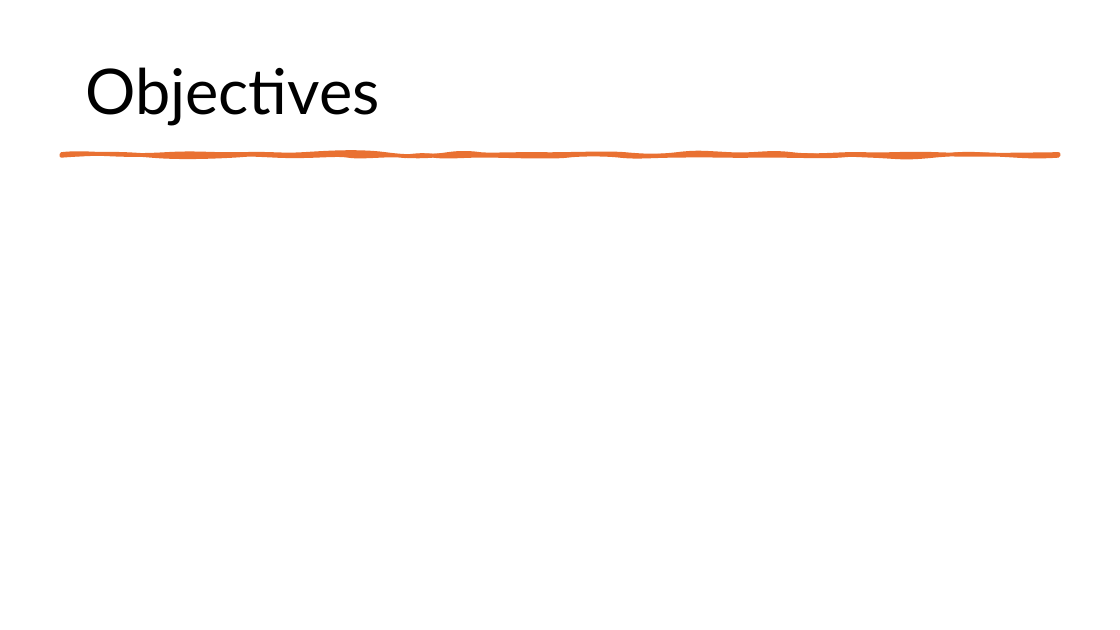
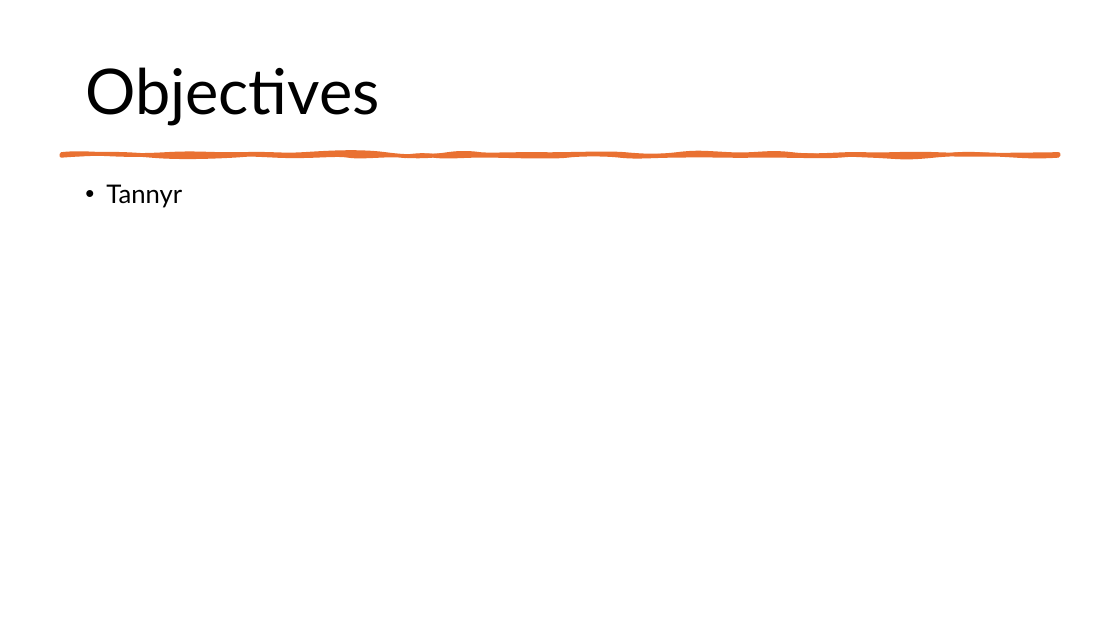
Before and after one commit to Tannyr-Singleterry/ECE590_SeniorDesign, a slide deck: slide 2 of Documents/FInal Presentation/Final_Presentation.pptx. Drawn at 1120x630 pixels with LibreOffice and Linux fonts; fonts in the diff are those of the drawing. Boxes give left, top, right and bottom in pixels: in the first picture for what was removed or moved away, otherwise in the second. Text is boxed around its words. In the diff, an @@ line names an element or a change of style, - is before the commit and + after.

```diff
--- a/Documents/FInal Presentation/Final_Presentation.pptx
+++ b/Documents/FInal Presentation/Final_Presentation.pptx
@@ text added at box(106, 184, 182, 208), 22 pt, text #000000 @@
+• Tannyr
```
Also in this commit, not shown: 9 other slides changed, 2 slides added, 2 slides removed, 1 other file.
